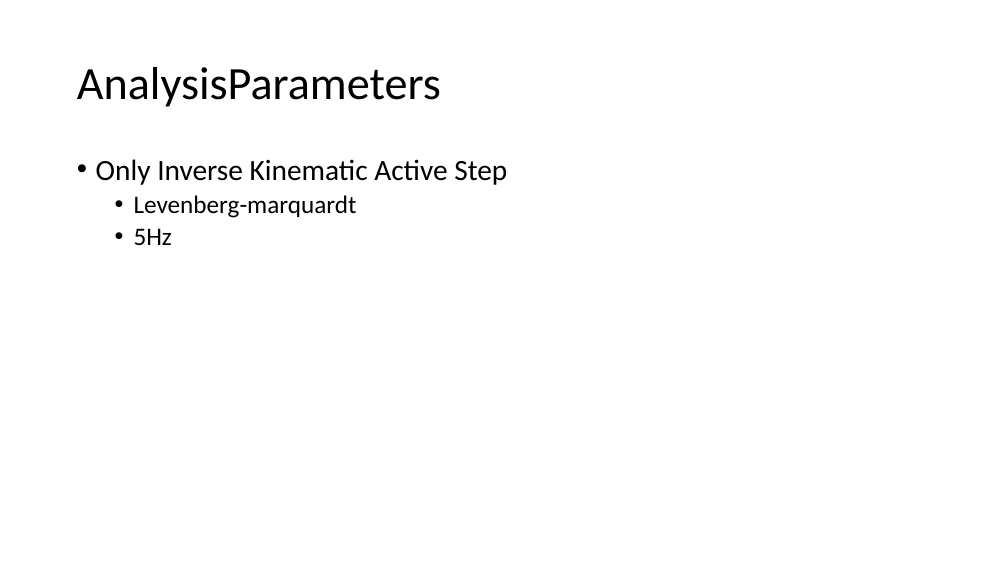
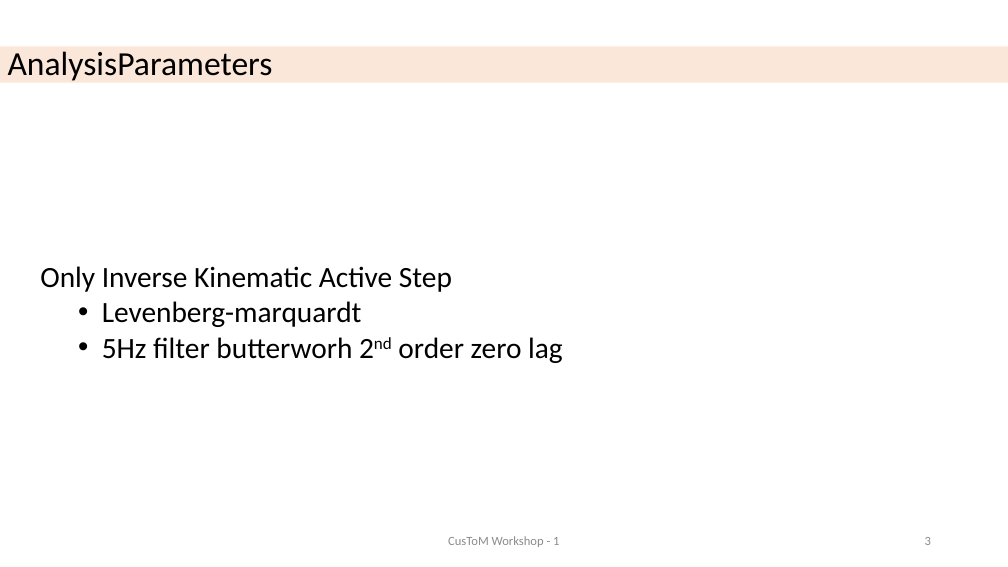
Before and after one commit to cpontonn/CusToM-Workshop, a slide deck: slide 3 of 1_KINEMATICS_AND_GEOMETRICAL_CALIBRATION.pptx. Drawn at 1008x567 pixels with LibreOffice and Linux fonts; fonts in the diff are those of the drawing. Boxes give left, top, right and bottom in pixels: in the first picture for what was removed or moved away, otherwise in the second. Text is boxed around its words. In the diff, an @@ line names an element or a change of style, - is before the commit and + after.

Commit message:
Kinematic tutorial advancement

```diff
--- a/1_KINEMATICS_AND_GEOMETRICAL_CALIBRATION.pptx
+++ b/1_KINEMATICS_AND_GEOMETRICAL_CALIBRATION.pptx
@@ title "AnalysisParameters": place and size @@
-title "AnalysisParameters" at (77, 67, 441, 107)
+title "AnalysisParameters" at (0, 46, 1008, 82)
@@ title "AnalysisParameters" at (0, 46, 1008, 82): size 44 to 32 pt; fill none to #ED7D31 at 18% opacity @@
@@ text "Only Inverse Kinematic Active Step": place and size @@
-text "Only Inverse Kinematic Active Step" at (96, 159, 507, 245)
+text "Only Inverse Kinematic Active Step" at (40, 266, 563, 363)
@@ text at (40, 266, 452, 327): size 24 to 28 pt in "Levenberg-marquardt"; bullet • to none; line spacing 0.9 to 1; less space between paragraphs; indent changed @@
@@ text at (102, 337, 563, 363): text changed; size 24 to 28 pt @@
-  • 5Hz
+  • 5Hz filter butterworh 2nd order zero lag
@@ text added at (448, 536, 559, 547), 12 pt, text #8C8C8C @@
+CusToM Workshop - 1
@@ page number added at (925, 537, 931, 545), 12 pt, text #8C8C8C @@
+3
```
Also in this commit, not shown: 4 other slides changed, 15 slides added, 5 slides removed, 57 other files.
